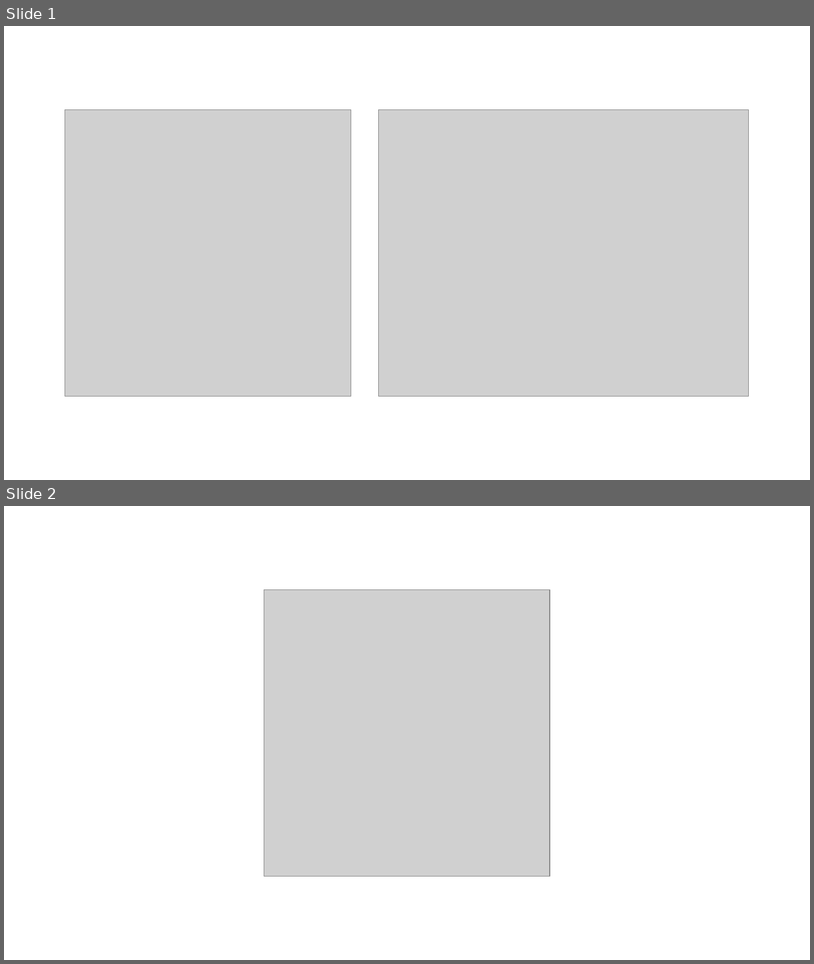
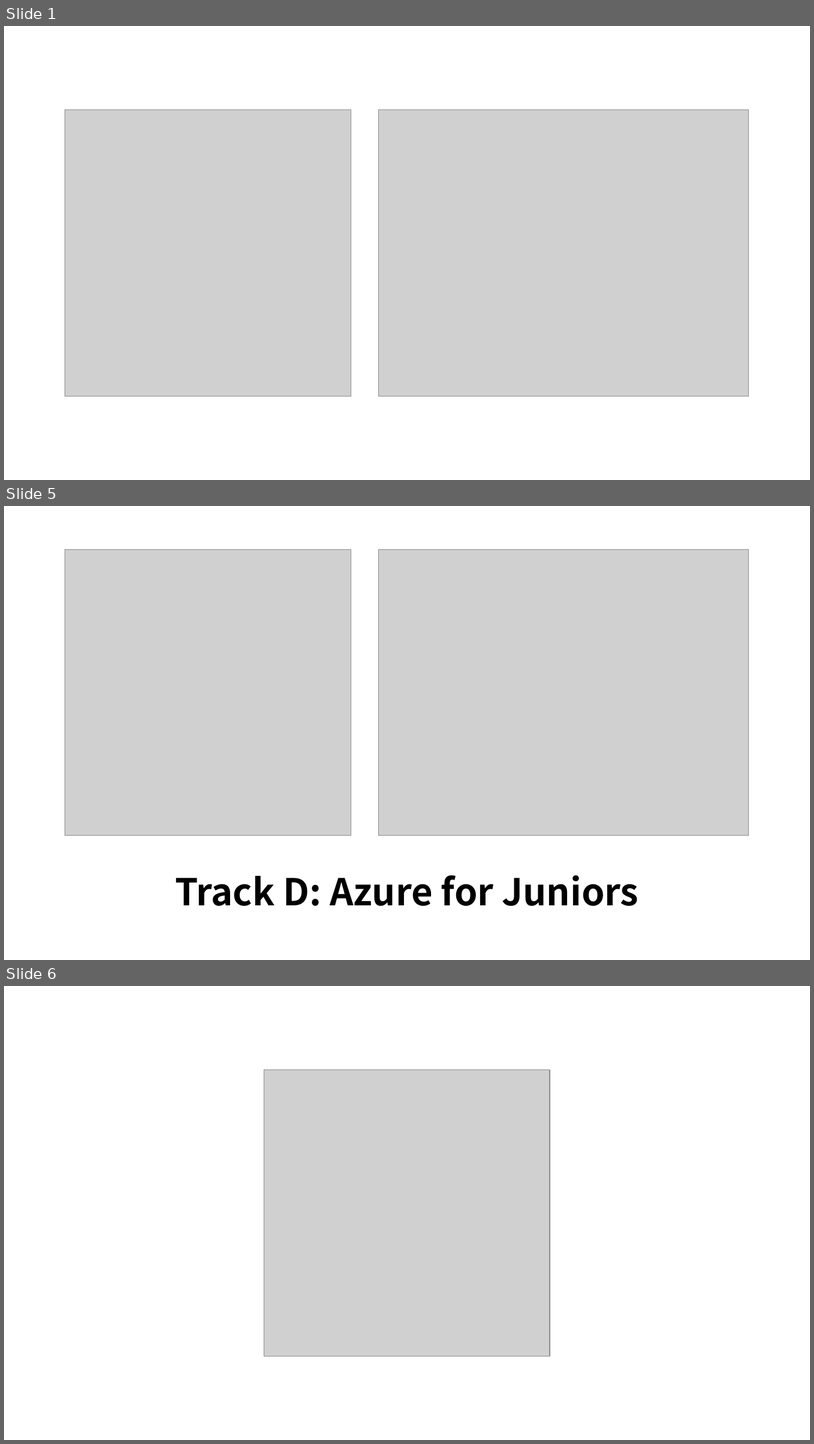
Before and after one commit to krazure/ga2021kr, a slide deck: media/ga2021kr-media.pptx. Shown one above the other, each under a label of ours: slides 1 and 2 before the commit, slides 1, 5 and 6 after it; the slides between them are not shown. The pictures are 814x964 and 814x1444 pixels, drawn with LibreOffice and Linux fonts; fonts in the diff are those of the drawing; grey boxes stand for pictures. Boxes give left, top, right and bottom in pixels: in the first picture for what was removed or moved away, otherwise in the second. Text is boxed around its words. In the diff, an @@ line names an element or a change of style, - is before the commit and + after.

```diff
--- a/media/ga2021kr-media.pptx
+++ b/media/ga2021kr-media.pptx
@@ slide 5 added at [4, 506, 810, 960], background #FFFFFF @@
@@ picture added at [65, 550, 351, 835] @@
@@ picture added at [378, 550, 749, 835] @@
@@ text added at [175, 875, 639, 906], 44 pt, text #000000, bold @@
+Track D: Azure for Juniors
@@ what was slide 2 is now slide 6 @@
```
Also in this commit, not shown: 3 other slides added, 6 other files.
